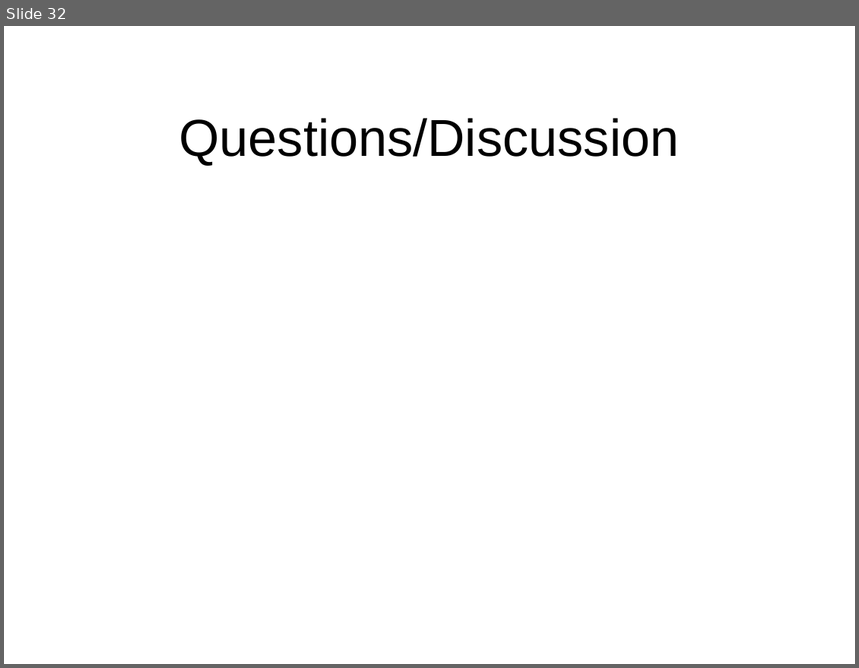
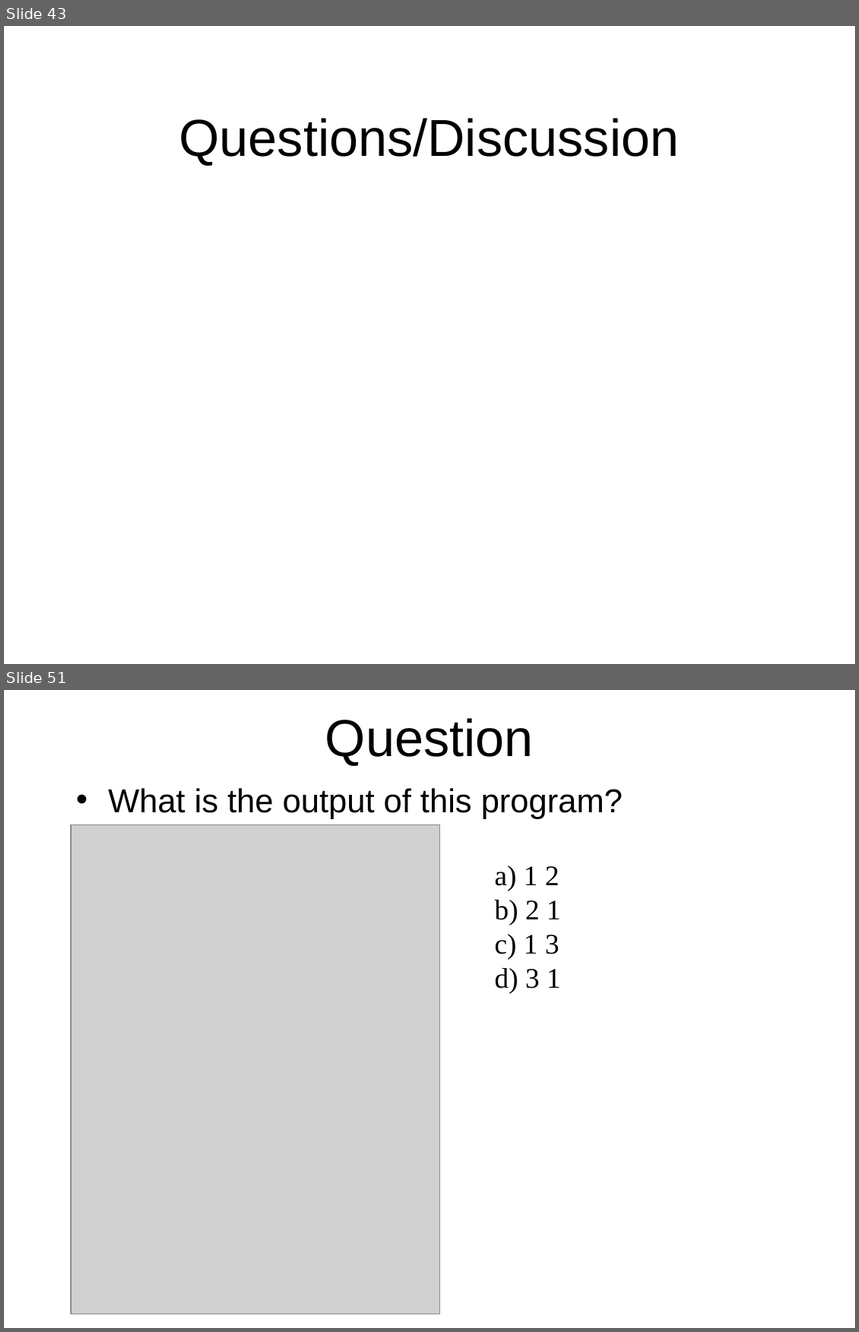
Before and after one commit to octaviordz/zjnu2017.github.io, a slide deck: OOP/lectures/050--Polymorphism.ppt. Shown one above the other, each under a label of ours: slide 32 before the commit, slides 43 and 51 after it; the slides between them are not shown. The pictures are 859x668 and 859x1332 pixels, drawn with LibreOffice and Linux fonts; fonts in the diff are those of the drawing; grey boxes stand for pictures. Boxes give left, top, right and bottom in pixels: in the first picture for what was removed or moved away, otherwise in the second. Text is boxed around its words. In the diff, an @@ line names an element or a change of style, - is before the commit and + after.

```diff
--- a/OOP/lectures/050--Polymorphism.ppt
+++ b/OOP/lectures/050--Polymorphism.ppt
@@ slide 51 added at <box>4,690,855,1328</box>, background #FFFFFF @@
@@ title added at <box>325,718,534,766</box>, 44 pt, text #000000 @@
+Question
@@ text added at <box>108,788,623,819</box>, 28 pt, text #000000 @@
+• What is the output of this program?
@@ picture added at <box>71,825,439,1314</box> @@
@@ text added at <box>495,866,561,993</box>, 24 pt, text #000000 @@
+a) 1 2
+b) 2 1
+c) 1 3
+d) 3 1
@@ what was slide 32 is now slide 43 @@
```
Also in this commit, not shown: 9 slides changed, 19 other slides added, 2 other files.
